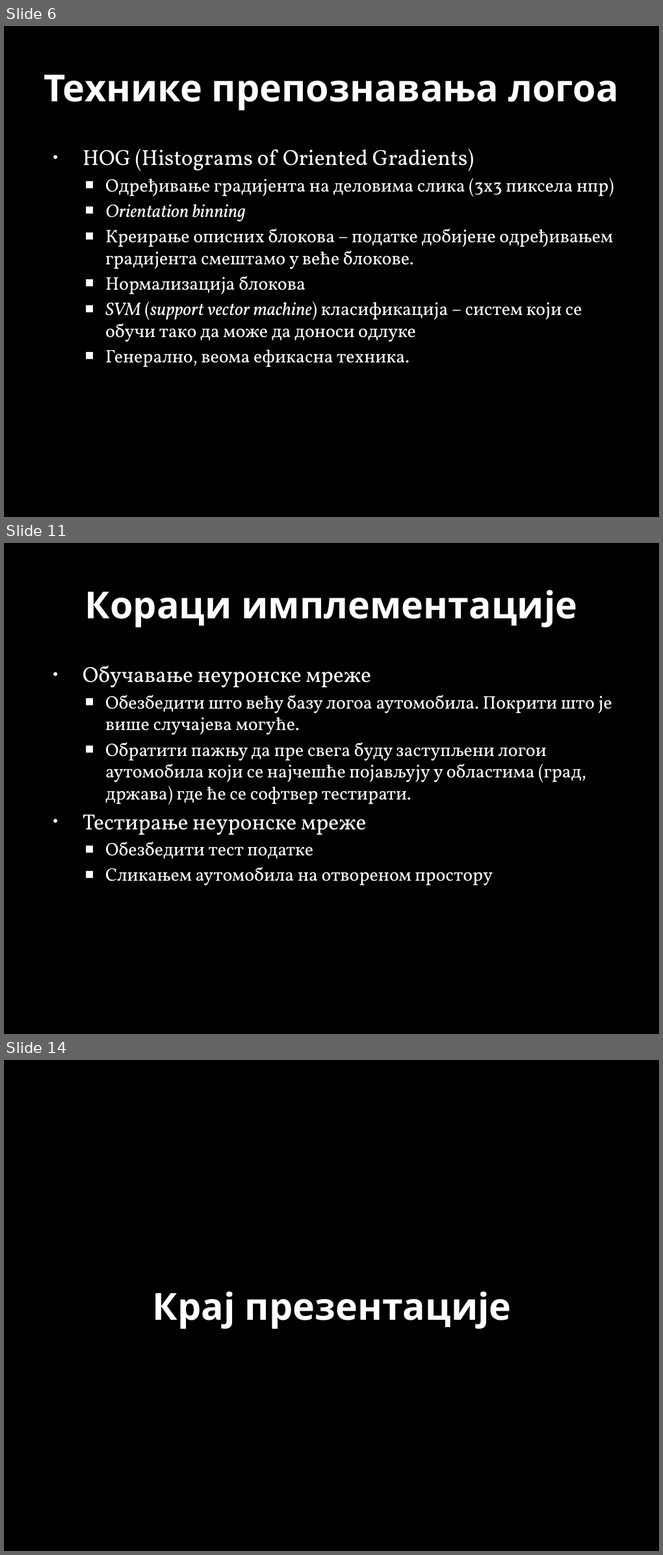
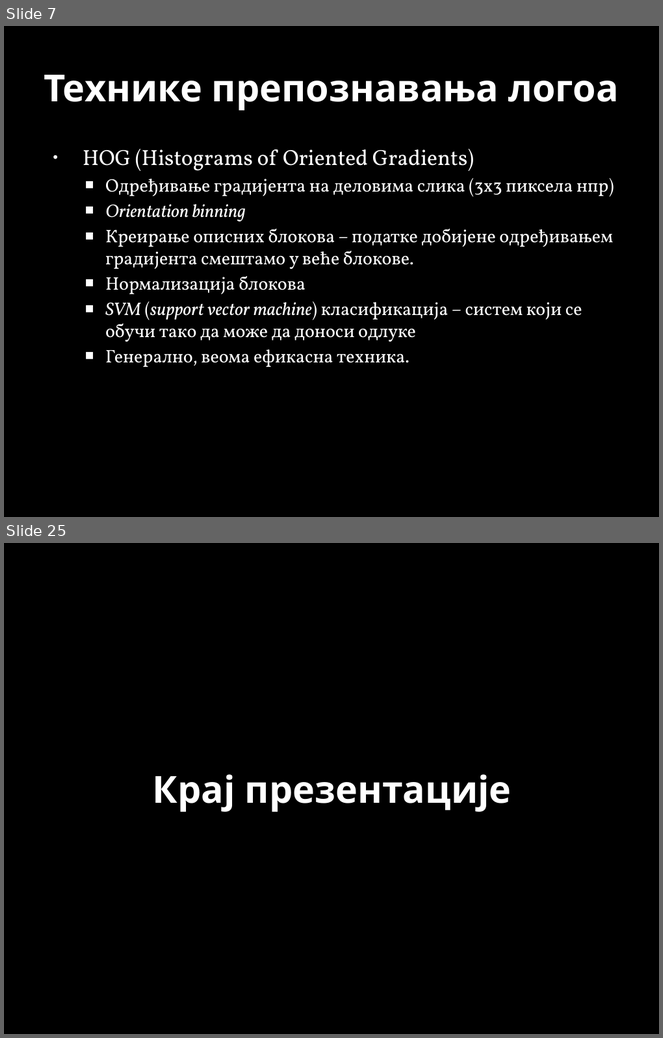
Before and after one commit to MarkoSavija/projekat_Soft_Computing, a slide deck: Car Logo Tracker.pptx. Shown one above the other, each under a label of ours: slides 6, 11 and 14 before the commit, slides 7 and 25 after it; the slides between them are not shown. The pictures are 663x1555 and 663x1038 pixels, drawn with LibreOffice and Linux fonts; fonts in the diff are those of the drawing; background and template pictures are left out. Boxes give left, top, right and bottom in pixels: in the first picture for what was removed or moved away, otherwise in the second. Text is boxed around its words. In the diff, an @@ line names an element or a change of style, - is before the commit and + after.

```diff
--- a/Car Logo Tracker.pptx
+++ b/Car Logo Tracker.pptx
@@ slide 11 removed at (4, 543, 659, 1034), background picture (left out) @@
@@ title removed at (85, 590, 577, 627) @@
-Кораци имплементације
@@ text removed at (83, 666, 612, 886) @@
-• Обучавање неуронске мреже
-  ■ Обезбедити што већу базу логоа аутомобила. Покрити што је више случајева могуће.
-  ■ Обратити пажњу да пре свега буду заступљени логои аутомобила који се најчешће појављују у областима (град, држава) где ће се софтвер тестирати.
-• Тестирање неуронске мреже
-  ■ Обезбедити тест податке
-  ■ Сликањем аутомобила на отвореном простору
@@ what was slide 6 is now slide 7 @@
@@ what was slide 14 is now slide 25 @@
```
Also in this commit, not shown: 6 slides changed, 14 slides added, 2 other slides removed, 12 other files.
